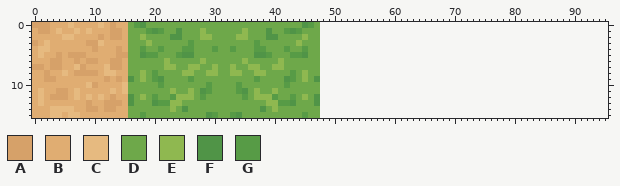
Sprite sheet, stored at public/assets/spritesheet.png. This is how it looked before the edit.
The file is 48x16 pixels. The old version is drawn lined up with the new one, on the new canvas.
Palette (. is transparent): A #d6a169  B #e0ad72  C #e6ba80  D #6ea84a  E #8fb850  F #509447  G #579b46
Pixels before, first column x 0:
 0 AAABBBCBBBBCBABBDGFDDDDDDDDDDDDDDDDDDDDDDDDDDFGD
 1 BAABCBBCBCBBBAABDDDGFGDDFDDDEDDDDDDEDDDFDDGFGDDD
 2 BBBBBCCBBBBABAABDDEDDDDFFDDDEEDDDDEEDDDFFDDDDEDD
 3 ABCBBBBBBAACBBBBDDDEDDDDDDGDDDDDDDDDDGDDDDDDEDDD
 4 BCCBBBBBBBABBBABDDGDDGDDDGGDDDGDDGDDDGGDDDGDDGDD
 5 BCBBABAAABBBBBAADDFGGDDDGFFDDDDDDDDDDFFGDDDGGFDD
 6 BBBAABBABAABBAABDDDDDDEDDDDDEDDDDDDEDDDDDEDDDDDD
 7 AABAABBCABBBCAABDDDDDDEEDDEEDDEDDEDDEEDDEEDDDDDD
 8 BBABBCBAAAABCCBBDDEDGDDDDEEDDEEDDEEDDEEDDDDGDEDD
 9 BBAABBBBBBBBABABFDEDGFDDDDGDDDDDDDDDDGDDDDFGDEDF
10 BBBBBBBBBCABBBBCDDDDDGDDDDDDDGDDDDGDDDDDDDGDDDDD
11 BCBBAABCBBBBBCBCDDDDDDDEDDEDFGDDDDGFDEDDEDDDDDDD
12 BCBAAABCBCBCBABBFDEDGDDGEEEDGDDDDDDGDEEEGDDGDEDF
13 BCBBBBBBBABBAAABFDDDFGGEEDDDDDDDDDDDDDDEEGGFDDDF
14 BBBCCCCBBAABAABBDDDDDDDEDFDDDDDDDDDDDDFDEDDDDDDD
15 BBBCCBCCBBBBBBBBDDGDDDDDDDDDDFGDDGFDDDDDDDDDDGDD
Once edited:
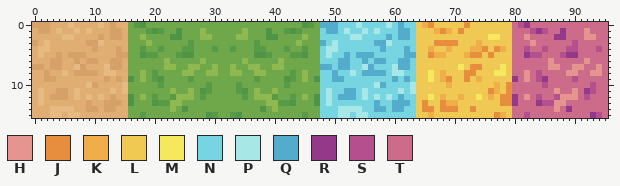
Colours new in this view: H #e6948f  J #e68d3e  K #f0ae4a  L #f0c955  M #f5e85d  N #76d5e0  P #a7e8e7  Q #53accc  R #943989  S #b3508d  T #cc6b8a
From old to new:
canvas 48x16 -> 96x16
Changed rows in their new state; - is an unchanged pixel.
first column x 48:
 0 QQQNNNPNNNNPNQNNLKJLLLLLJLLLLLLLTSRTTTTTTTTTTTTT
 1 NQQNPNNPNPNNNQQNLLLKJKLJLLLLLLLLTTTSRSTTRTTTHTTT
 2 NNNNNPPNNNNQNQQNLLLLLLLLLLLLMMLLTTHTTTTRRTTTHHTT
 3 QNPNNNNNNQQPNNNNLLLJJJJLLLKLLLLLTTTHTTTTTTSTTTTT
 4 NPPNNNNNNNQNNNQNLLKLLKLLLKKJLJKLTTSTTSTTTSSTTTST
 5 NPNNQNQQQNNNNNQQLLJKKLLLKJJLJLLLTTRSSTTTSRRTTTTT
 6 NNNQQNNQNQQNNQQNLLLLLLLLLLLLLLLLTTTTTTHTTTTTHTTT
 7 QQNQQNNPQNNNPQQNLLLLLLLMLJJLLLMLTTTTTTHHTTHHTTHT
 8 NNQNNPNQQQQNPPNNLLMLKLLLJJLLLMMLTTHTSTTTTHHTTHHT
 9 NNQQNNNNNNNNQNQNLLMLKJLLJLKLLLLLRTHTSRTTTTSTTTTT
10 NNNNNNNNNPQNNNNPLLLLLKLLLLLLLKLJTTTTTSTTTTTTTSTT
11 NPNNQQNPNNNNNPNPLLLLLLLLLLLLJKLJTTTTTTTHTTHTRSTT
12 NPNQQQNPNPNPNQNNLLMLKLLKLLMLKLJJRTHTSTTSHHHTSTTT
13 NPNNNNNNNQNNQQQNLJLLJKKLLLLLLLJJRTTTRSSHHTTTTTTT
14 NNNPPPPNNQQNQQNNLJJLJJJLLJLLLLLLTTTTTTTHTRTTTTTT
15 NNNPPNPPNNNNNNNNLLKLLLLLLLLLLJKLTTSTTTTTTTTTTRST
Where, in picture pixels (left, top, right, bottom), the same in both pictures:
added: (320, 22, 608, 118)
